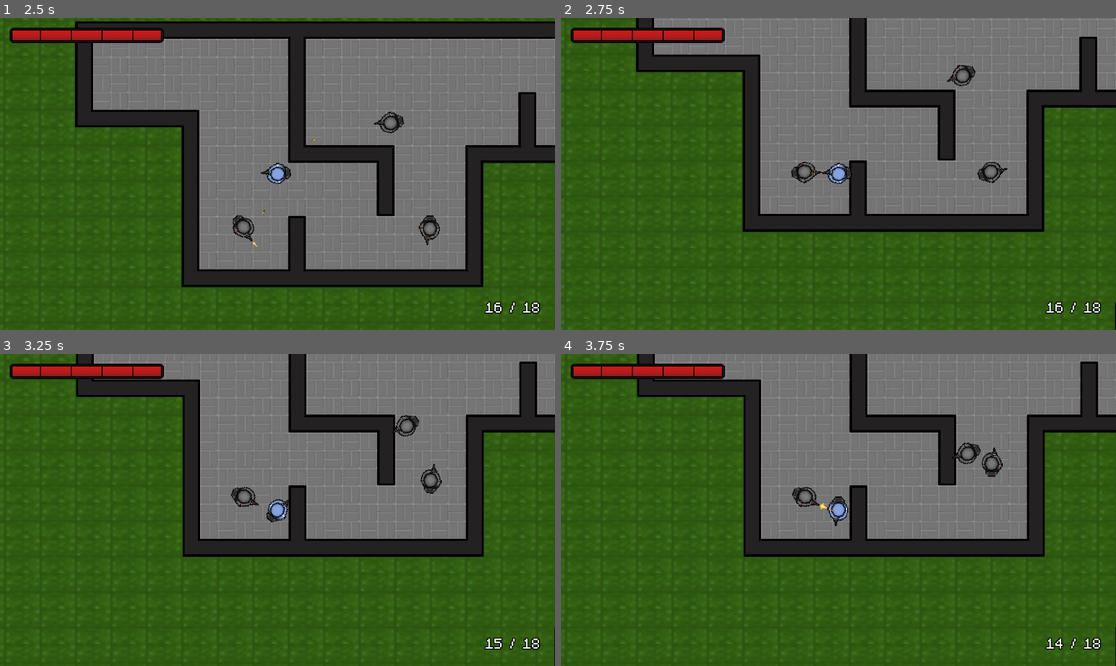
Above: before the commit, frames 1-4 (two rows, left to right).
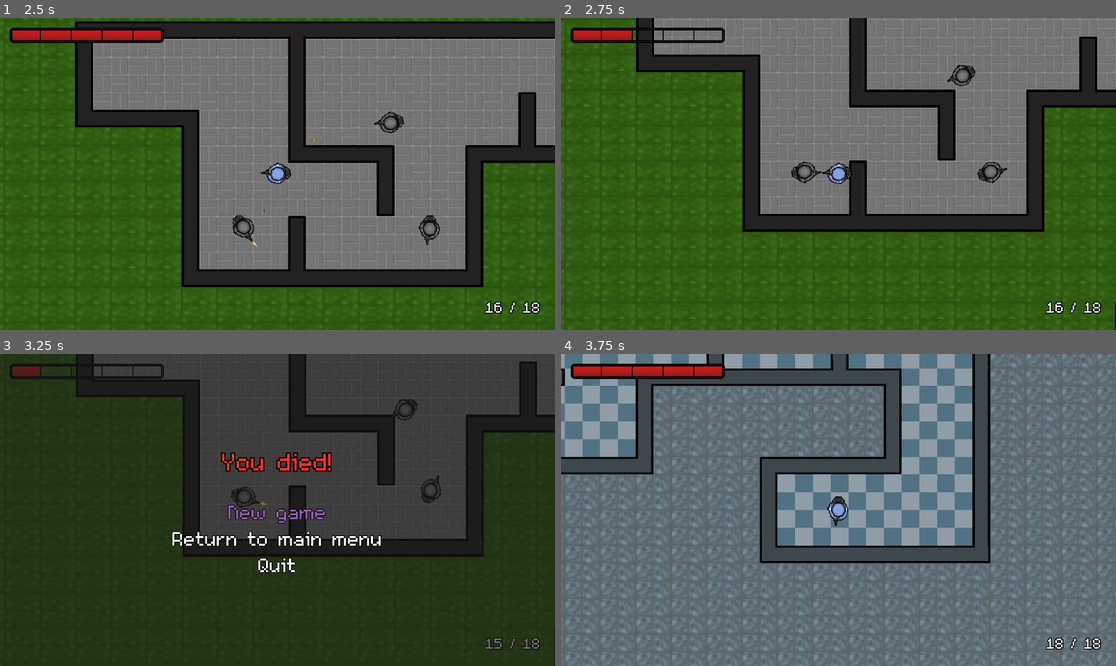
Above: after the commit, the same moments.

Repository: babeszino/Counterfeit
Game: Godot game, scene res://scenes and scripts/main_menu.tscn
The game is run twice, just before and just after one commit, with the same random seed, the same clock (stepped at 60 frames per second) and the same inputs.
Inputs (mouse positions are in pixels of both pictures, inside the frame that each line leads up to):
- Up to frame 1 (2.5 s): click ">Start<" at 0.5 s; tap Enter at 1.25 s; move the mouse to (399, 158) at 1.27 s; hold D (right) 1.28-2.03 s; click (399, 158) at 1.35 s; move the mouse to (166, 189) at 2.02 s; hold S (down) from 2.03 s (still down); click (166, 189) at 2.1 s
- Up to frame 2 (2.75 s): keep holding S (down)
- Up to frame 3 (3.25 s): move the mouse to (333, 441) at 2.77 s; release S (down) at 2.78 s; hold D (right) from 2.78 s (still down); click (333, 441) at 2.85 s
- Up to frame 4 (3.75 s): release D (right) at 3.5 s; click (838, 510) at 3.5 s, where only the run after the commit has a clickable "New game"

Frame 1 is identical in both runs. In frame 2, 0.5% of the frame differs, in the area x 12-30%, y 4-8%; in frame 3, 88%; in frame 4, 92%, in the area x 0-100%, y 0-100%.

Commit message:
v2.5.4
-made the HealthDIsplay it's own scene with it's own script

Diff:
--- /dev/null
+++ b/scenes and scripts/health_display.gd
@@ -0,0 +1,32 @@
+extends Control
+
+@onready var health_bar1 : TextureRect = $HealthBar1
+@onready var health_bar2 : TextureRect = $HealthBar2
+@onready var health_bar3 : TextureRect = $HealthBar3
+@onready var health_bar4 : TextureRect = $HealthBar4
+@onready var health_bar5 : TextureRect = $HealthBar5
+
+
+func update_health_bar(health: int) -> void:
+	hide_all_health_bars()
+
+	if health <= 0:
+		return
+	elif health <= 20:
+		health_bar1.show()
+	elif health <= 40:
+		health_bar2.show()
+	elif health <= 60:
+		health_bar3.show()
+	elif health <= 80:
+		health_bar4.show()
+	else:
+		health_bar5.show()
+
+
+func hide_all_health_bars() -> void:
+	health_bar1.hide()
+	health_bar2.hide()
+	health_bar3.hide()
+	health_bar4.hide()
+	health_bar5.hide()
--- /dev/null
+++ b/scenes and scripts/health_display.tscn
@@ -0,0 +1,49 @@
+[gd_scene load_steps=7 format=3 uid="uid://mshkucx6t227"]
+
+[ext_resource type="Script" path="res://scenes and scripts/health_display.gd" id="1_fogtu"]
+[ext_resource type="Texture2D" uid="uid://b5pqhqmm6v1ss" path="res://assets/health bar/health_bar1.png" id="1_uwyyj"]
+[ext_resource type="Texture2D" uid="uid://hdkhuqft4d86" path="res://assets/health bar/health_bar2.png" id="2_ma5av"]
+[ext_resource type="Texture2D" uid="uid://brth5qopckdqt" path="res://assets/health bar/health_bar3.png" id="3_rkhgf"]
+[ext_resource type="Texture2D" uid="uid://dhl4rek0yyj7s" path="res://assets/health bar/health_bar4.png" id="4_jqxxf"]
+[ext_resource type="Texture2D" uid="uid://d22bnsiyfr33x" path="res://assets/health bar/health_bar5.png" id="5_4ohyu"]
+
+[node name="HealthBarContainer" type="Control"]
+custom_minimum_size = Vector2(320, 32)
+layout_mode = 3
+anchors_preset = 0
+script = ExtResource("1_fogtu")
+
+[node name="HealthBar1" type="TextureRect" parent="."]
+layout_mode = 1
+offset_right = 320.0
+offset_bottom = 32.0
+texture = ExtResource("1_uwyyj")
+expand_mode = 1
+
+[node name="HealthBar2" type="TextureRect" parent="."]
+layout_mode = 1
+offset_right = 320.0
+offset_bottom = 32.0
+texture = ExtResource("2_ma5av")
+expand_mode = 1
+
+[node name="HealthBar3" type="TextureRect" parent="."]
+layout_mode = 1
+offset_right = 320.0
+offset_bottom = 32.0
+texture = ExtResource("3_rkhgf")
+expand_mode = 1
+
+[node name="HealthBar4" type="TextureRect" parent="."]
+layout_mode = 1
+offset_right = 320.0
+offset_bottom = 32.0
+texture = ExtResource("4_jqxxf")
+expand_mode = 1
+
+[node name="HealthBar5" type="TextureRect" parent="."]
+layout_mode = 1
+offset_right = 320.0
+offset_bottom = 32.0
+texture = ExtResource("5_4ohyu")
+expand_mode = 1
--- a/scenes and scripts/maps/map_manager.gd
+++ b/scenes and scripts/maps/map_manager.gd
@@ -32,7 +32,6 @@
 
 func _input(event: InputEvent) -> void:
 	if game_active and event.is_action_pressed("ui_cancel"):
-		print("Esc pressed in map_manager.gd")
 		if get_tree().paused:
 			resume_game()
 		else:
--- a/scenes and scripts/pause_menu.gd
+++ b/scenes and scripts/pause_menu.gd
@@ -15,7 +15,6 @@
 
 func _on_visibility_changed() -> void:
 	if visible:
-		print("Pause menu became visible")
 		resume_button.grab_focus()
 
 
--- a/scenes and scripts/player.gd
+++ b/scenes and scripts/player.gd
@@ -42,7 +42,7 @@
 
 
 func handle_hit() -> void:
-	health_point.hp += 1
+	health_point.hp -= 20
 
 	if health_point.hp <= 0:
 		var death_scene = load("res://scenes and scripts/death_screen.tscn")
--- a/scenes and scripts/ui.gd
+++ b/scenes and scripts/ui.gd
@@ -1,11 +1,6 @@
 extends CanvasLayer
 
-@onready var health_bar_container : Control = $TopContainer/HealthBarContainer
-@onready var health_bar1 : TextureRect = $TopContainer/HealthBarContainer/HealthBar1
-@onready var health_bar2 : TextureRect = $TopContainer/HealthBarContainer/HealthBar2
-@onready var health_bar3 : TextureRect = $TopContainer/HealthBarContainer/HealthBar3
-@onready var health_bar4 : TextureRect = $TopContainer/HealthBarContainer/HealthBar4
-@onready var health_bar5 : TextureRect = $TopContainer/HealthBarContainer/HealthBar5
+@onready var health_display : Control = $TopContainer/HealthDisplay
 @onready var ammo_display : Label = $BottomContainer/AmmoDisplay
 @onready var pause_menu : Control = $PauseMenu
 
@@ -13,7 +8,7 @@
 
 
 func _ready() -> void:
-	hide_all_health_bars()
+	health_display.hide_all_health_bars()
 
 	# connect to player (if it already exists)
 	find_player()
@@ -28,13 +23,13 @@
 		if player.health_point != null:
 			update_health_bar(player.health_point.hp)
 		else:
-			hide_all_health_bars()
+			health_display.hide_all_health_bars()
 
 		# display ammo
 		var gun = player.get_node("Gun")
 		update_ammo_display(gun.get_ammo_display())
 	else:
-		hide_all_health_bars()
+		health_display.hide_all_health_bars()
 
 
 func find_player() -> void:
@@ -47,29 +42,8 @@
 	player = player_node
 
 
-func hide_all_health_bars() -> void:
-	if health_bar1: health_bar1.hide()
-	if health_bar2: health_bar2.hide()
-	if health_bar3: health_bar3.hide()
-	if health_bar4: health_bar4.hide()
-	if health_bar5: health_bar5.hide()
-
-
 func update_health_bar(health: int) -> void:
-	hide_all_health_bars()
-
-	if health <= 0:
-		return
-	elif health <= 20:
-		if health_bar1: health_bar1.show()
-	elif health <= 40:
-		if health_bar2: health_bar2.show()
-	elif health <= 60:
-		if health_bar3: health_bar3.show()
-	elif health <= 80:
-		if health_bar4: health_bar4.show()
-	else:
-		if health_bar5: health_bar5.show()
+	health_display.update_health_bar(health)
 
 
 func update_ammo_display(ammo_text: String) -> void:
--- a/scenes and scripts/ui.tscn
+++ b/scenes and scripts/ui.tscn
@@ -1,11 +1,7 @@
-[gd_scene load_steps=8 format=3 uid="uid://csp3sn1jfrc4q"]
+[gd_scene load_steps=4 format=3 uid="uid://csp3sn1jfrc4q"]
 
 [ext_resource type="Script" path="res://scenes and scripts/ui.gd" id="1_qcsck"]
-[ext_resource type="Texture2D" uid="uid://b5pqhqmm6v1ss" path="res://assets/health bar/health_bar1.png" id="2_2g8wd"]
-[ext_resource type="Texture2D" uid="uid://hdkhuqft4d86" path="res://assets/health bar/health_bar2.png" id="3_xejby"]
-[ext_resource type="Texture2D" uid="uid://brth5qopckdqt" path="res://assets/health bar/health_bar3.png" id="4_dbiyy"]
-[ext_resource type="Texture2D" uid="uid://dhl4rek0yyj7s" path="res://assets/health bar/health_bar4.png" id="5_wmuqg"]
-[ext_resource type="Texture2D" uid="uid://d22bnsiyfr33x" path="res://assets/health bar/health_bar5.png" id="6_t8d63"]
+[ext_resource type="PackedScene" uid="uid://mshkucx6t227" path="res://scenes and scripts/health_display.tscn" id="2_cx6hi"]
 [ext_resource type="PackedScene" uid="uid://dlra1pyn3q201" path="res://scenes and scripts/pause_menu.tscn" id="7_1veam"]
 
 [node name="UI" type="CanvasLayer"]
@@ -19,44 +15,8 @@
 theme_override_constants/margin_right = 20
 theme_override_constants/margin_bottom = 20
 
-[node name="HealthBarContainer" type="Control" parent="TopContainer"]
-custom_minimum_size = Vector2(320, 32)
+[node name="HealthDisplay" parent="TopContainer" instance=ExtResource("2_cx6hi")]
 layout_mode = 2
-
-[node name="HealthBar1" type="TextureRect" parent="TopContainer/HealthBarContainer"]
-layout_mode = 1
-offset_right = 320.0
-offset_bottom = 32.0
-texture = ExtResource("2_2g8wd")
-expand_mode = 1
-
-[node name="HealthBar2" type="TextureRect" parent="TopContainer/HealthBarContainer"]
-layout_mode = 1
-offset_right = 320.0
-offset_bottom = 32.0
-texture = ExtResource("3_xejby")
-expand_mode = 1
-
-[node name="HealthBar3" type="TextureRect" parent="TopContainer/HealthBarContainer"]
-layout_mode = 1
-offset_right = 320.0
-offset_bottom = 32.0
-texture = ExtResource("4_dbiyy")
-expand_mode = 1
-
-[node name="HealthBar4" type="TextureRect" parent="TopContainer/HealthBarContainer"]
-layout_mode = 1
-offset_right = 320.0
-offset_bottom = 32.0
-texture = ExtResource("5_wmuqg")
-expand_mode = 1
-
-[node name="HealthBar5" type="TextureRect" parent="TopContainer/HealthBarContainer"]
-layout_mode = 1
-offset_right = 320.0
-offset_bottom = 32.0
-texture = ExtResource("6_t8d63")
-expand_mode = 1
 
 [node name="BottomContainer" type="MarginContainer" parent="."]
 anchors_preset = 3
